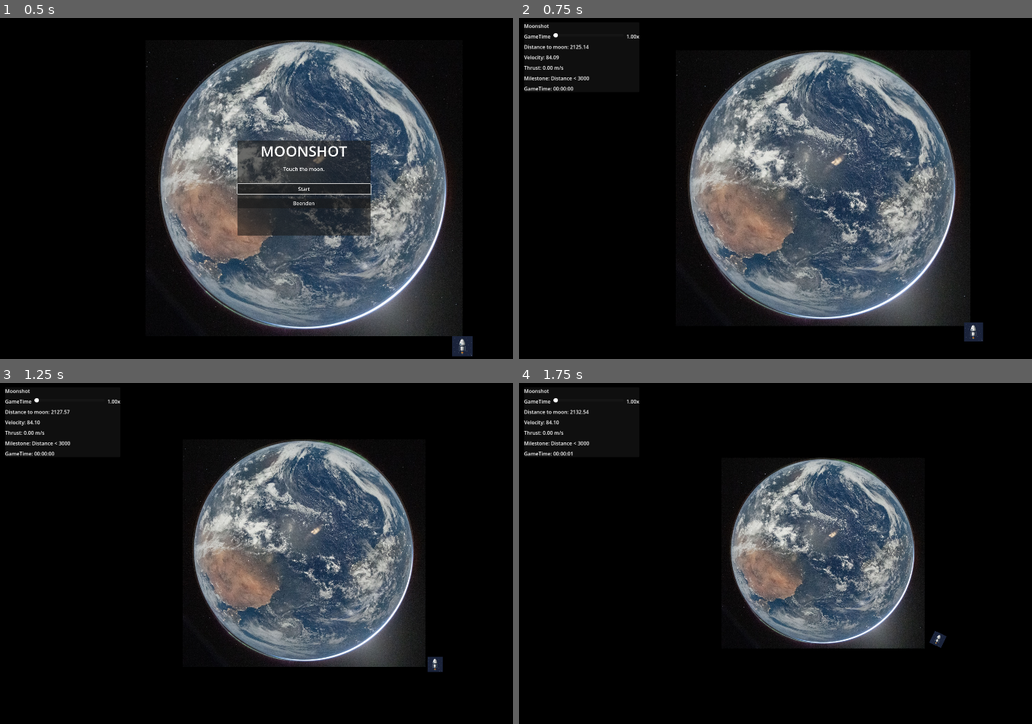
Above: before the commit, frames 1-4 (two rows, left to right).
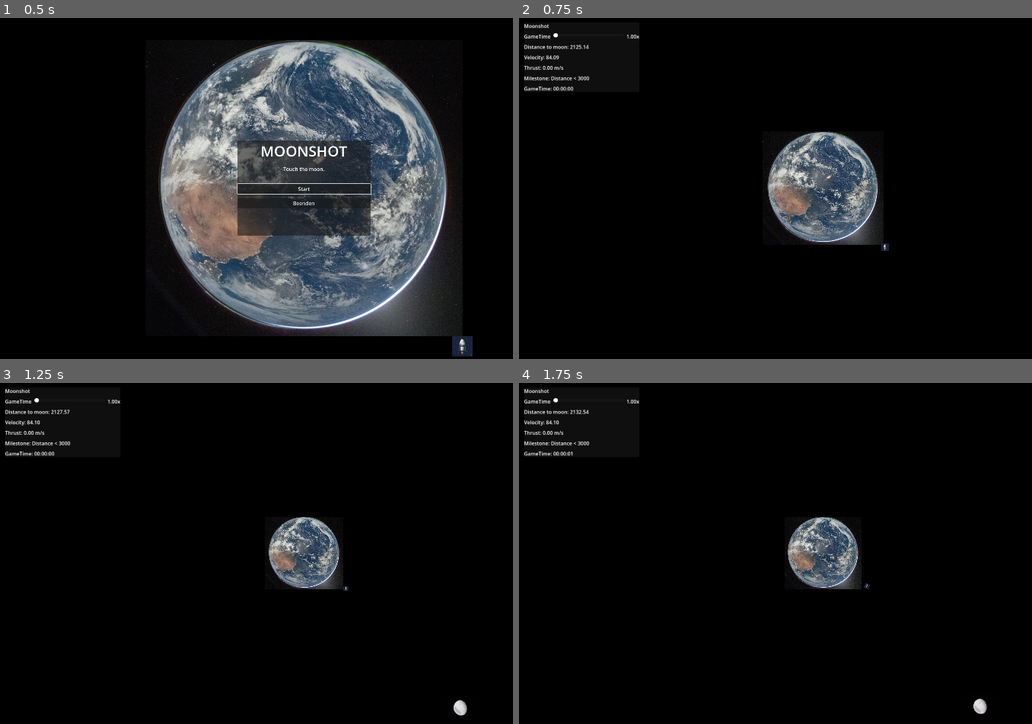
Above: after the commit, the same moments.

Repository: davemaster1203/hsco-gamejam2026
Game: Godot game, scene res://scenes/main/main.tscn
Same seed, same stepped clock (60 frames per second), same inputs: the game is played once before the commit and once after it.
Inputs:
- Up to frame 1 (0.5 s): no input
- Up to frame 2 (0.75 s): click "Start" at 0.5 s
- Up to frame 3 (1.25 s): no input
- Up to frame 4 (1.75 s): hold D (rotate_right) from 1.28 s (still down)

Frame 1 is identical in both runs. In frame 2, 35% of the frame differs, in the area x 30-91%, y 9-95%; in frame 3, 24%; in frame 4, 17%.

Commit message:
gpt5 codex is a good product it fix all my issues god bless sam

Diff:
--- a/scenes/endscreen/endscene.tscn
+++ /dev/null
@@ -1,3 +0,0 @@
-[gd_scene format=3 uid="uid://cndij1dnybrmv"]
-
-[node name="Endscene" type="Node2D" unique_id=897150217]
--- a/scenes/main/main.gd
+++ b/scenes/main/main.gd
@@ -19,9 +19,12 @@
 @onready var runtime_label: Label = $UI/PanelContainer/VBoxContainer/RuntimeLabel
 @onready var thrust_label: Label = $UI/PanelContainer/VBoxContainer/Thrust
 @onready var milestone_label: Label = $UI/PanelContainer/VBoxContainer/Milestone
-@export var zoom_speed := 0.5
+@export var zoom_speed := 6.0
+@export var max_zoom_speed := 30.0
+@export var zoom_speed_velocity_factor := 0.03
 @export var min_zoom := 0.2
 @export var max_zoom := 1.0
+@export var camera_view_padding := 0.9
 @export var simulation_time_scale := 1.0
 @export var goal_distance := 10.0
 var elapsed_play_time := 0.0
@@ -41,6 +44,8 @@
 	# orioin in den Orbit der Erde einfügen:
 	orion.speed = create_perfect_orbit(earth.global_position, orion.global_position, earth.mass)
 	moon.speed = create_perfect_orbit(earth.global_position, moon.global_position, earth.mass)
+	camera.make_current()
+	camera.global_position = earth.global_position
 	start_button.pressed.connect(_on_start_pressed)
 	quit_menu_button.pressed.connect(_on_quit_pressed)
 	end_menu_button.pressed.connect(_on_back_to_menu_pressed)
@@ -82,12 +87,28 @@
 
 	Engine.time_scale = time_scale_slider.value
 
-	# Kamera zoom out
-	var distance = earth.position.distance_to(moon.position)
-	# Zoom out as distance increases
-	var target_zoom = 1.0 / (distance * 0.005) # Adjust formula to taste
+	# Kamera bleibt auf der Erde fixiert, Zoom passt sich an Orion und Mond an.
+	camera.global_position = earth.global_position
+	var to_orion: Vector2 = orion.global_position - earth.global_position
+	var to_moon: Vector2 = moon.global_position - earth.global_position
+	var viewport_size: Vector2 = get_viewport_rect().size
+	var half_visible_size: Vector2 = viewport_size * 0.5 * camera_view_padding
+	var target_zoom := max_zoom
+
+	if abs(to_orion.x) > 0.001:
+		target_zoom = min(target_zoom, half_visible_size.x / abs(to_orion.x))
+	if abs(to_orion.y) > 0.001:
+		target_zoom = min(target_zoom, half_visible_size.y / abs(to_orion.y))
+	if abs(to_moon.x) > 0.001:
+		target_zoom = min(target_zoom, half_visible_size.x / abs(to_moon.x))
+	if abs(to_moon.y) > 0.001:
+		target_zoom = min(target_zoom, half_visible_size.y / abs(to_moon.y))
+
 	target_zoom = clamp(target_zoom, min_zoom, max_zoom)
-	camera.zoom = camera.zoom.lerp(Vector2(target_zoom, target_zoom), zoom_speed * delta)
+	target_zoom = min(target_zoom, camera.zoom.x)
+	var dynamic_zoom_speed: float = min(max_zoom_speed, zoom_speed + orion.speed.length() * zoom_speed_velocity_factor)
+	var zoom_lerp_weight: float = clamp(dynamic_zoom_speed * delta, 0.0, 1.0)
+	camera.zoom = camera.zoom.lerp(Vector2(target_zoom, target_zoom), zoom_lerp_weight)
 
 	# --- 1. RCS / DREHUNG ---
 	# Wenn Links/Rechts gedrückt wird, ändert sich nur der WINKEL, nicht die Flugbahn!
--- a/scenes/menu/menu.tscn
+++ /dev/null
@@ -1,3 +0,0 @@
-[gd_scene format=3 uid="uid://dlmpkgg8y4tr8"]
-
-[node name="Menu" type="Node2D" unique_id=1725361624]
